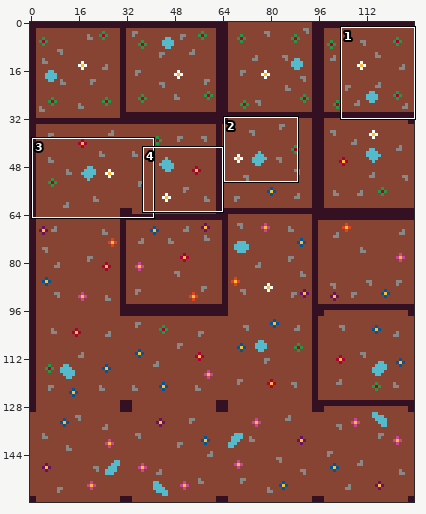
One commit to this sprite sheet: Assets/Sprites/Tiles/Dirt Tilesheet flatten.png. The first picture is a wide view before the edit; the outline marks the close-up.
Close-up. Before:
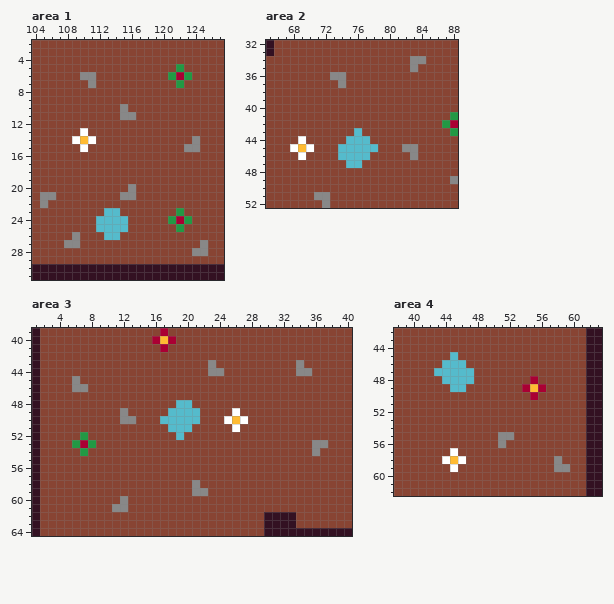
The file is 128x160 pixels. Shown: area 1: x 104..127, y 2..31; area 2: x 65..88, y 32..52; area 3: x 1..40, y 39..64; area 4: x 38..63, y 42..62. The commit also changed other parts of the picture, which this record leaves out.
The same view after the edit:
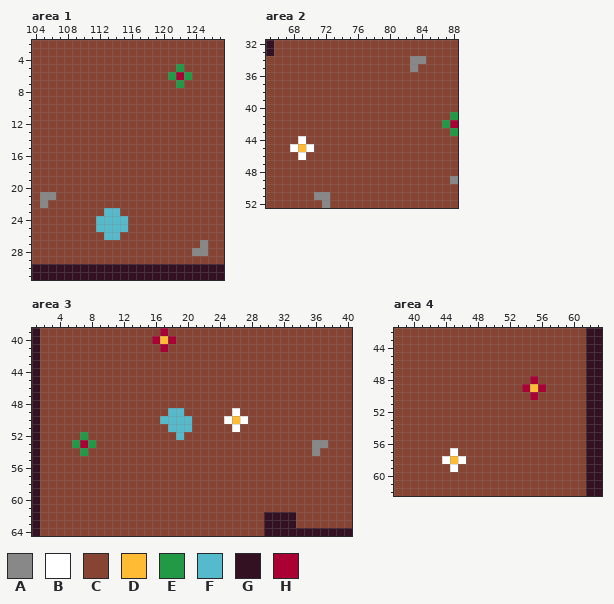
Palette (. is transparent): A #888888  B #ffffff  C #884433  D #ffbb33  E #229944  F #55bbcc  G #331122  H #aa0033
Changes in this commit:
Area 1:
y 6: x 110..111 AA -> CC
y 7: x 111 A -> C
y 10: x 115 A -> C
y 11: x 115..116 AA -> CC
y 13: x 110 B -> C
y 14: x 109..111 BDB -> CCC; x 124 A -> C
y 15: x 110 B -> C; x 123..124 AA -> CC
y 20: x 116 A -> C
y 21: x 115..116 AA -> CC
y 23: x 122 E -> C
y 24: x 121..123 EHE -> CCC
y 25: x 122 E -> C
y 26: x 109 A -> C
y 27: x 108..109 AA -> CC
Area 2:
y 36: x 73..74 AA -> CC
y 37: x 74 A -> C
y 43: x 76 F -> C
y 44: x 75..77 FFF -> CCC
y 45: x 74..78 FFFFF -> CCCCC; x 82..83 AA -> CC
y 46: x 74..77 FFFF -> CCCC; x 83 A -> C
y 47: x 75..76 FF -> CC
Area 3:
y 43: x 23 A -> C; x 34 A -> C
y 44: x 23..24 AA -> CC; x 34..35 AA -> CC
y 45: x 6 A -> C
y 46: x 6..7 AA -> CC
y 48: x 19..20 FF -> CC
y 49: x 12 A -> C; x 20..21 FF -> CC
y 50: x 12..13 AA -> CC; x 21 F -> C
y 58: x 21 A -> C
y 59: x 21..22 AA -> CC
y 60: x 12 A -> C
y 61: x 11..12 AA -> CC
Area 4:
y 45: x 45 F -> C
y 46: x 44..46 FFF -> CCC
y 47: x 43..47 FFFFF -> CCCCC
y 48: x 44..47 FFFF -> CCCC
y 49: x 45..46 FF -> CC
y 55: x 51..52 AA -> CC
y 56: x 51 A -> C
y 58: x 58 A -> C
y 59: x 58..59 AA -> CC
